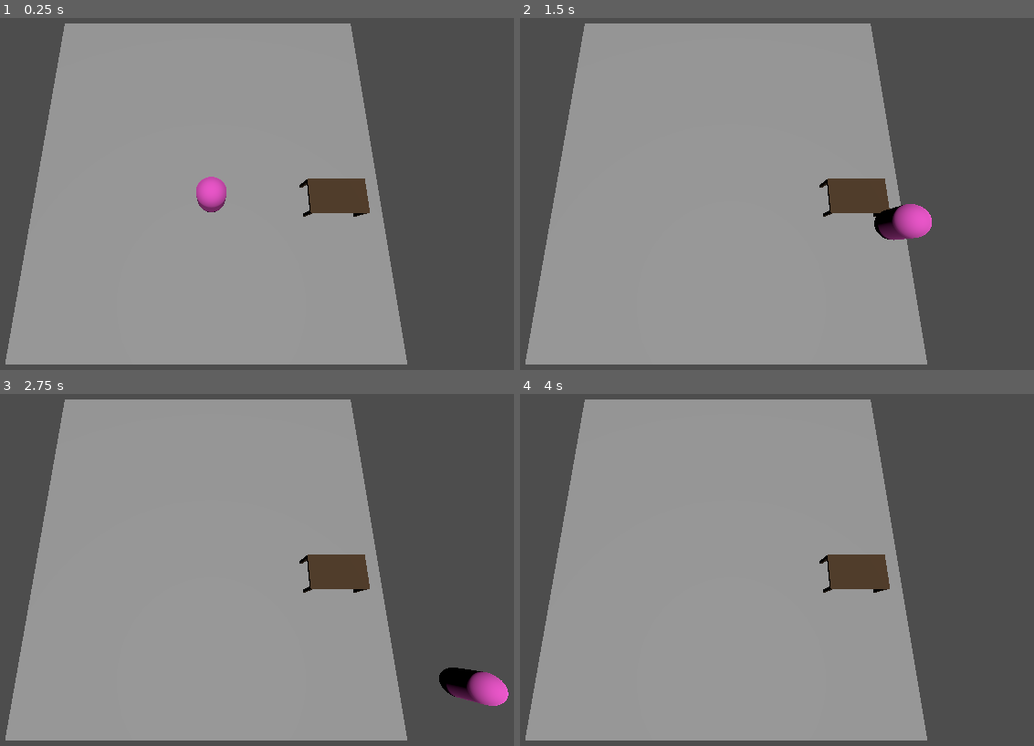
Above: before the commit, frames 1-4 (two rows, left to right).
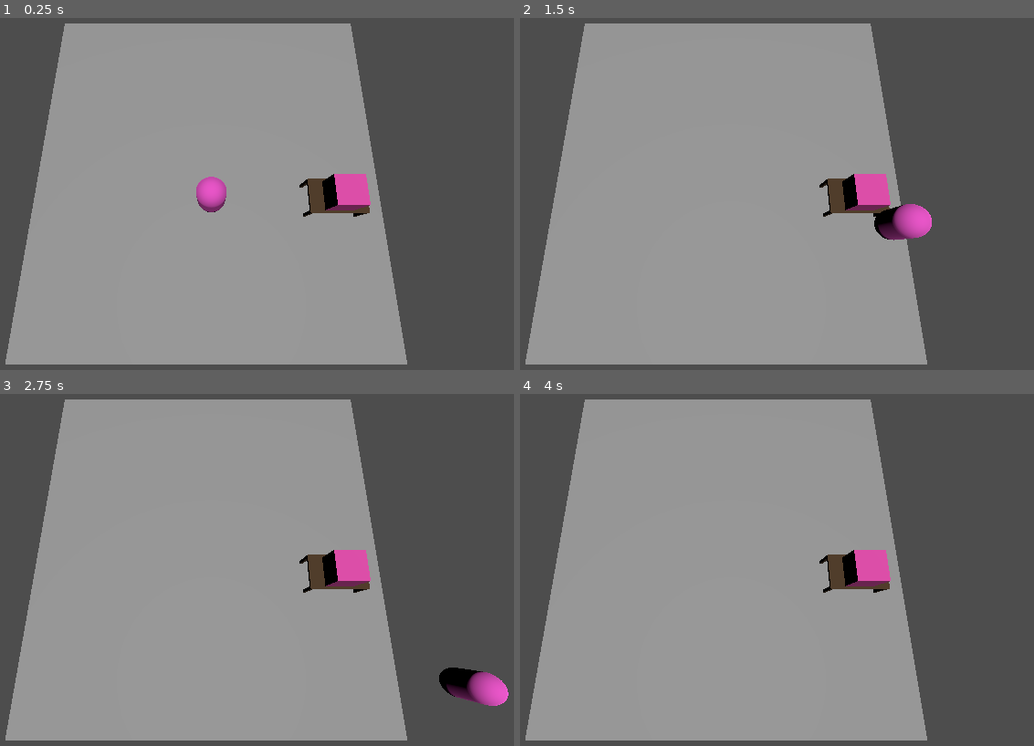
Above: after the commit, the same moments.

Repository: mayaarafa/overhacked
Game: Godot game, scene res://game_scene.tscn
Same seed, same stepped clock (60 frames per second), same inputs: the game is played once before the commit and once after it.
Inputs:
- Up to frame 1 (0.25 s): no input
- Up to frame 2 (1.5 s): tap Enter (ui_accept) at 0.5, 0.77 s; hold Right (ui_right) 0.53-1.28 s; tap Shift (dash) at 0.6, 1.35 s; hold Down (ui_down) from 1.28 s (still down)
- Up to frame 3 (2.75 s): tap Enter (ui_accept) at 1.52 s; release Down (ui_down) at 2.03 s; hold Right (ui_right) from 2.03 s (still down); tap Shift (dash) at 2.1 s
- Up to frame 4 (4 s): release Right (ui_right) at 2.78 s; hold Up (ui_up) 2.78-3.53 s; tap Shift (dash) at 2.85, 3.6 s; tap Enter (ui_accept) at 3.02, 3.77 s; hold Left (ui_left) from 3.53 s (still down)

The runs differ from the first frame. In frame 1, 0.9% of the frame differs, in the area x 62-73%, y 44-55%; in frame 2, 0.9%; in frame 3, 0.9%; in frame 4, 0.9%.

Commit message:
item showing up

Diff:
--- a/table.gd
+++ b/table.gd
@@ -7,25 +7,23 @@
 var current_item: Node3D = null
 
 func _ready() -> void:
-	print("Table ready")
 	if spawn_on_ready:
-		spawn_item()
+		call_deferred("spawn_item")
+
 
 func spawn_item() -> void:
-	print("Spawning item on table")
-
 	if current_item != null:
-		print("Item already exists")
 		return
-
 	if item_scene == null:
 		push_error("item_scene NOT assigned on Table")
 		return
 
 	var item = item_scene.instantiate()
-	get_tree().current_scene.add_child(item)
-	#item.global_position = spawn_point.global_position
-	var cam := get_viewport().get_camera_3d()
-	item.global_position = cam.global_position + (-cam.global_transform.basis.z * 2.0)
+
+	# Add after the tree finishes setting up
+	get_tree().current_scene.add_child.call_deferred(item)
+
+	# Also defer setting position until it's inside tree
+	item.call_deferred("set_global_position", spawn_point.global_position)
 
 	current_item = item
--- a/table.tscn
+++ b/table.tscn
@@ -49,4 +49,4 @@
 mesh = SubResource("BoxMesh_v5i0k")
 
 [node name="SpawnPoint" type="Node3D" parent="."]
-transform = Transform3D(1, 0, 0, 0, 1, 0, 0, 0, 1, 0, 1.9257944, 0)
+transform = Transform3D(1, 0, 0, 0, 1, 0, 0, 0, 1, 0, 1.0431285, 0)
